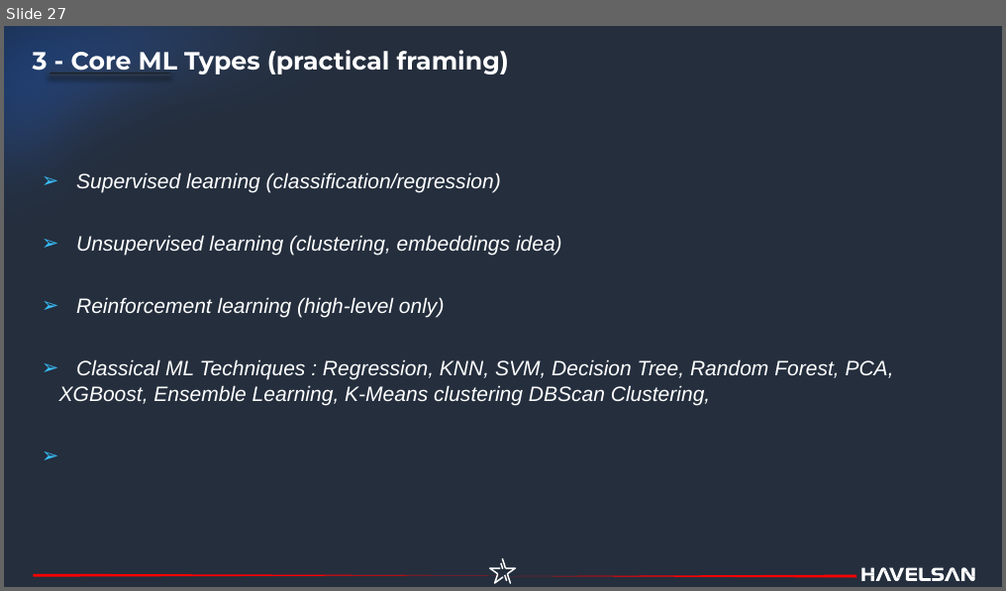
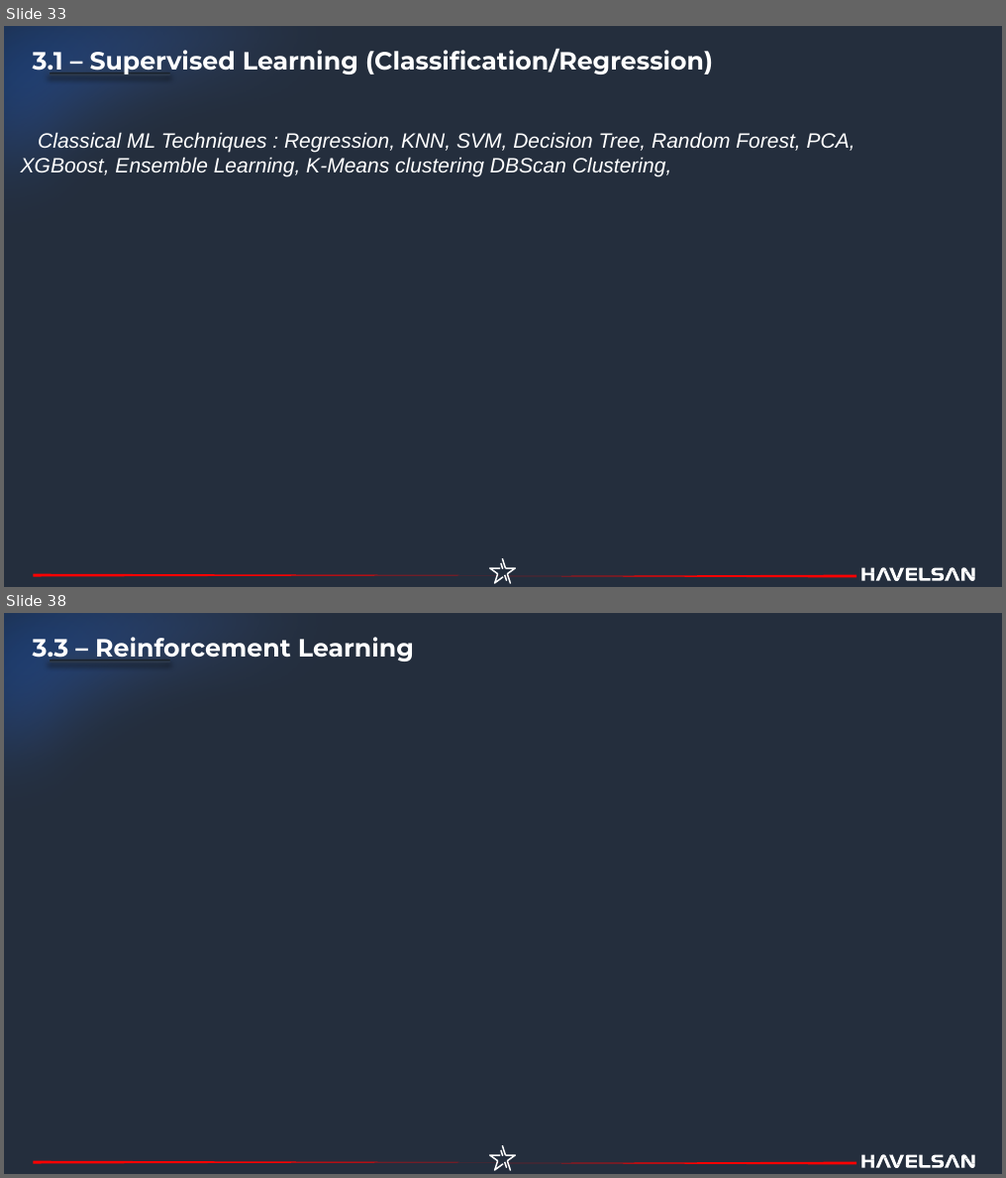
Before and after one commit to havelsan/YZ_EGITIM, a slide deck: presentations/01.Day_1_—_Core_AI_and_Machine_Learning_Foundations_Engineer-Oriented.pptx. Shown one above the other, each under a label of ours: slide 27 before the commit, slides 33 and 38 after it; the slides between them are not shown. The pictures are 1006x591 and 1006x1178 pixels, drawn with LibreOffice and Linux fonts; fonts in the diff are those of the drawing. Boxes give left, top, right and bottom in pixels: in the first picture for what was removed or moved away, otherwise in the second. Text is boxed around its words. In the diff, an @@ line names an element or a change of style, - is before the commit and + after.

```diff
--- a/presentations/01.Day_1_—_Core_AI_and_Machine_Learning_Foundations_Engineer-Oriented.pptx
+++ b/presentations/01.Day_1_—_Core_AI_and_Machine_Learning_Foundations_Engineer-Oriented.pptx
@@ slide 38 added at <box>4,613,1002,1174</box>, background #242E3D; not listed: 8 template elements that a slide beside it also shows @@
@@ text added at <box>33,637,414,662</box>, 24 pt, text #FFFFFF, bold @@
+3.3 – Reinforcement Learning
@@ what was slide 27 is now slide 33 @@
@@ slide 33 changed as well @@
@@ text at <box>33,48,713,75</box>: text changed @@
-3 - Core ML Types (practical framing)
+3.1 – Supervised Learning (Classification/Regression)
@@ text "Classical ML Techniques : Regression, ...": place and size @@
-text "Classical ML Techniques : Regression, ..." at <box>59,173,894,405</box>
+text "Classical ML Techniques : Regression, ..." at <box>21,132,855,177</box>
@@ text "Classical ML Techniques : Regression, ..." at <box>21,132,855,177</box>: bullet ➢ to none; less space between paragraphs; vertical alignment middle to top @@
@@ text at <box>76,173,562,318</box>: paragraphs removed @@
-➢ Supervised learning (classification/regression)
-➢ Unsupervised learning (clustering, embeddings idea)
-➢ Reinforcement learning (high-level only)
@@ outline redrawn in 4 elements at <box>4,26,856,463</box>, <box>50,73,170,76</box>, <box>50,73,170,76</box>, <box>33,574,500,577</box> @@
```
Also in this commit, not shown: 28 other slides changed, 12 other slides added, 2 slides removed, 2 other files.
